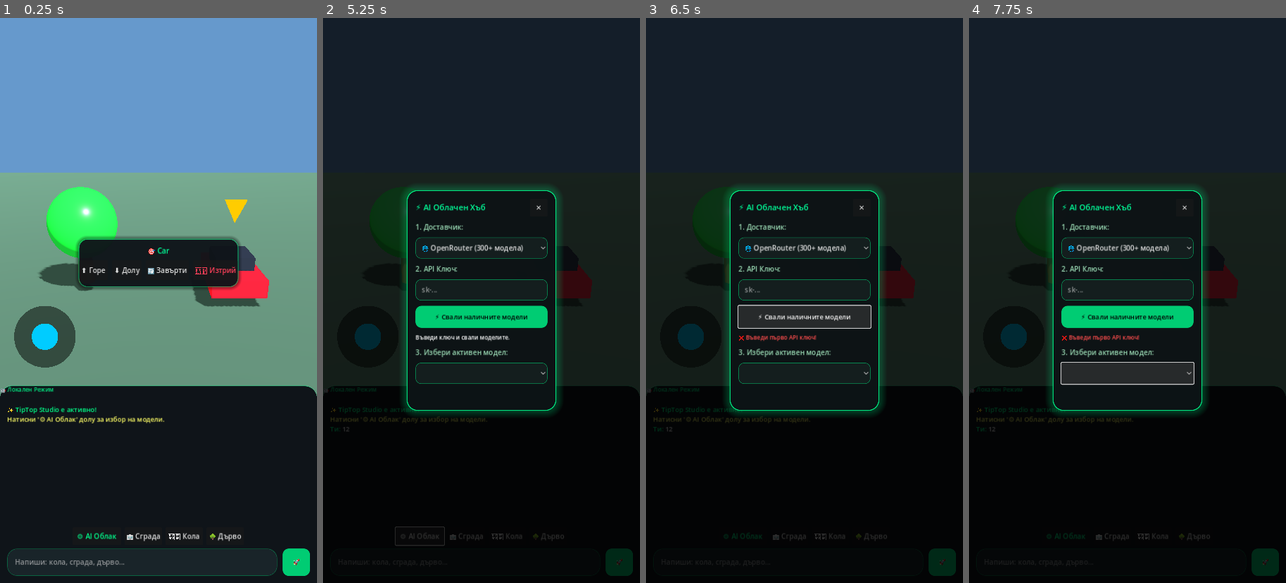
Above: before the commit, frames 1-4 (left to right).
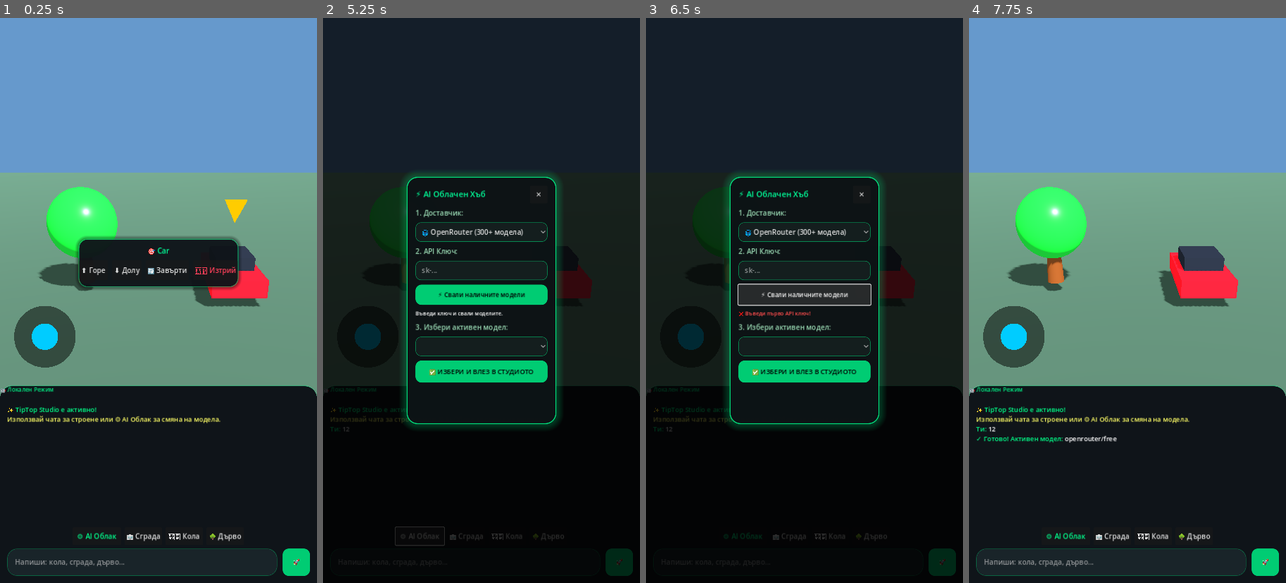
Above: after the commit, the same moments.

Repository: stanbg96/tiptop-game-engine
Game: Godot game, scene res://scenes/Main.tscn
Same seed, same stepped clock (60 frames per second), same inputs: the game is played once before the commit and once after it.
Inputs (mouse positions are in pixels of both pictures, inside the frame that each line leads up to; where the layout moved, square brackets give the same spot in the first picture):
- Up to frame 1 (0.25 s): no input
- Up to frame 2 (5.25 s): click (465, 560) at 0.52 s; type "12" at 0.6 s; click "🚀" at 1.25 s; click "⬆️ Горе" at 2 s; click "⬇️ Долу" at 2.75 s; click "🔄 Завърти" at 3.5 s; click "🗑️ Изтрий" at 4.25 s; click "⚙️ AI Облак" at 5 s
- Up to frame 3 (6.5 s): click "⚡ Свали наличните модели" at 5.75 s
- Up to frame 4 (7.75 s): click (1127, 345) [1127, 373] at 6.5 s; click (1127, 373) at 7.25 s, where only the run after the commit has a clickable "✅ ИЗБЕРИ И ВЛЕЗ В СТУДИОТО"

The runs differ from the first frame. In frame 1, 0.4% of the frame differs, in the area x 2-70%, y 70-72%; in frame 2, 8.6%; in frame 3, 7.8%; in frame 4, 71%, in the area x 0-100%, y 0-99%.

Commit message:
Add confirmation button to AI modal, support key enter submit and openrouter/free router

Diff:
--- a/scenes/Main.tscn
+++ b/scenes/Main.tscn
@@ -337,9 +337,9 @@
 anchor_right = 0.5
 anchor_bottom = 0.5
 offset_left = -170.0
-offset_top = -250.0
+offset_top = -280.0
 offset_right = 170.0
-offset_bottom = 250.0
+offset_bottom = 280.0
 grow_horizontal = 2
 grow_vertical = 2
 theme_override_styles/panel = SubResource("StyleBoxFlat_modal_card")
@@ -353,7 +353,7 @@
 
 [node name="VBox" type="VBoxContainer" parent="UI/ApiPage/Card/Margin"]
 layout_mode = 2
-theme_override_constants/separation = 12
+theme_override_constants/separation = 10
 
 [node name="HeaderRow" type="HBoxContainer" parent="UI/ApiPage/Card/Margin/VBox"]
 layout_mode = 2
@@ -376,7 +376,7 @@
 text = "1. Доставчик:"
 
 [node name="ProviderSelect" type="OptionButton" parent="UI/ApiPage/Card/Margin/VBox"]
-custom_minimum_size = Vector2(0, 48)
+custom_minimum_size = Vector2(0, 44)
 layout_mode = 2
 theme_override_styles/normal = SubResource("StyleBoxFlat_green_field")
 
@@ -386,35 +386,43 @@
 text = "2. API Ключ:"
 
 [node name="KeyInput" type="LineEdit" parent="UI/ApiPage/Card/Margin/VBox"]
-custom_minimum_size = Vector2(0, 48)
+custom_minimum_size = Vector2(0, 44)
 layout_mode = 2
 theme_override_styles/normal = SubResource("StyleBoxFlat_green_field")
 placeholder_text = "sk-..."
 secret = true
 
 [node name="TestBtn" type="Button" parent="UI/ApiPage/Card/Margin/VBox"]
+custom_minimum_size = Vector2(0, 46)
+layout_mode = 2
+theme_override_styles/normal = SubResource("StyleBoxFlat_green_btn")
+theme_override_colors/font_color = Color(0, 0, 0, 1)
+theme_override_font_sizes/font_size = 14
+text = "⚡ Свали наличните модели"
+
+[node name="StatusLbl" type="Label" parent="UI/ApiPage/Card/Margin/VBox"]
+layout_mode = 2
+theme_override_font_sizes/font_size = 12
+text = "Въведи ключ и свали моделите."
+autowrap_mode = 2
+
+[node name="Lbl3" type="Label" parent="UI/ApiPage/Card/Margin/VBox"]
+layout_mode = 2
+theme_override_colors/font_color = Color(0.6, 0.85, 0.7, 1)
+text = "3. Избери активен модел:"
+
+[node name="ModelSelect" type="OptionButton" parent="UI/ApiPage/Card/Margin/VBox"]
+custom_minimum_size = Vector2(0, 44)
+layout_mode = 2
+theme_override_styles/normal = SubResource("StyleBoxFlat_green_field")
+
+[node name="ConfirmBtn" type="Button" parent="UI/ApiPage/Card/Margin/VBox"]
 custom_minimum_size = Vector2(0, 50)
 layout_mode = 2
 theme_override_styles/normal = SubResource("StyleBoxFlat_green_btn")
 theme_override_colors/font_color = Color(0, 0, 0, 1)
 theme_override_font_sizes/font_size = 15
-text = "⚡ Свали наличните модели"
-
-[node name="StatusLbl" type="Label" parent="UI/ApiPage/Card/Margin/VBox"]
-layout_mode = 2
-theme_override_font_sizes/font_size = 13
-text = "Въведи ключ и свали моделите."
-autowrap_mode = 2
-
-[node name="Lbl3" type="Label" parent="UI/ApiPage/Card/Margin/VBox"]
-layout_mode = 2
-theme_override_colors/font_color = Color(0.6, 0.85, 0.7, 1)
-text = "3. Избери активен модел:"
-
-[node name="ModelSelect" type="OptionButton" parent="UI/ApiPage/Card/Margin/VBox"]
-custom_minimum_size = Vector2(0, 48)
-layout_mode = 2
-theme_override_styles/normal = SubResource("StyleBoxFlat_green_field")
+text = "✅ ИЗБЕРИ И ВЛЕЗ В СТУДИОТО"
 
 [connection signal="pressed" from="UI/CenterTools/Panel/VBox/Buttons/BtnUp" to="." method="_on_act_up"]
 [connection signal="pressed" from="UI/CenterTools/Panel/VBox/Buttons/BtnDown" to="." method="_on_act_down"]
@@ -427,5 +435,7 @@
 [connection signal="pressed" from="UI/ChatBG/VBox/Margin2/InputRow/SendBtn" to="." method="_on_send_chat"]
 [connection signal="pressed" from="UI/ApiPage/Card/Margin/VBox/HeaderRow/CloseBtn" to="." method="_on_close_settings"]
 [connection signal="item_selected" from="UI/ApiPage/Card/Margin/VBox/ProviderSelect" to="." method="_on_provider_selected"]
+[connection signal="text_submitted" from="UI/ApiPage/Card/Margin/VBox/KeyInput" to="." method="_on_key_submitted"]
 [connection signal="pressed" from="UI/ApiPage/Card/Margin/VBox/TestBtn" to="." method="_on_fetch_models_pressed"]
 [connection signal="item_selected" from="UI/ApiPage/Card/Margin/VBox/ModelSelect" to="." method="_on_model_selected"]
+[connection signal="pressed" from="UI/ApiPage/Card/Margin/VBox/ConfirmBtn" to="." method="_on_confirm_and_enter"]
--- a/scripts/Studio.gd
+++ b/scripts/Studio.gd
@@ -33,7 +33,7 @@
 
 var current_provider_idx: int = 0
 var api_key: String = ""
-var current_model: String = "default"
+var current_model: String = "openrouter/free"
 var fetched_models: Array = []
 var model_ids_map: Array = []
 var is_testing_models: bool = false
@@ -49,7 +49,7 @@
     _load_saved_config()
 
     _add_log("[color=#00ff88]✨ TipTop Studio е активно![/color]")
-    _add_log("[color=#ffff66]Натисни '⚙️ AI Облак' долу за избор на модели.[/color]")
+    _add_log("[color=#ffff66]Използвай чата за строене или ⚙️ AI Облак за смяна на модела.[/color]")
 
     _build("дърво", Vector3(-3.5, 0.0, -5.0))
     _build("кола", Vector3(3.5, 0.0, -5.0))
@@ -61,7 +61,6 @@
     provider_select.add_item("🤖 OpenAI (ChatGPT)")
     provider_select.add_item("🧠 DeepSeek (V3 / R1)")
 
-# Конфигуриране на дебела лента за скролване (Scrollbar) и удобен мобилен размер
 func _setup_popup_scrolling():
     var popup = model_select.get_popup()
     if popup:
@@ -69,15 +68,12 @@
         popup.always_on_top = true
         popup.content_scale_mode = Window.CONTENT_SCALE_MODE_CANVAS_ITEMS
 
-        # Стилизиране на скролбара – дебел 28px в неоново зелено
         var vscroll_grabber = StyleBoxFlat.new()
         vscroll_grabber.bg_color = Color(0.0, 1.0, 0.55, 0.9)
         vscroll_grabber.corner_radius_top_left = 14
         vscroll_grabber.corner_radius_top_right = 14
         vscroll_grabber.corner_radius_bottom_right = 14
         vscroll_grabber.corner_radius_bottom_left = 14
-        vscroll_grabber.content_margin_left = 14.0
-        vscroll_grabber.content_margin_right = 14.0
 
         var vscroll_bg = StyleBoxFlat.new()
         vscroll_bg.bg_color = Color(0.06, 0.09, 0.1, 0.95)
@@ -194,6 +190,15 @@
     api_page.visible = false
     _save_config()
 
+# Бутонът "Запази и Влез"
+func _on_confirm_and_enter():
+    _save_config()
+    api_page.visible = false
+    _add_log("[color=#00ff88]✓ Готово! Активен модел:[/color] " + current_model)
+
+func _on_key_submitted(_new_text: String):
+    _on_fetch_models_pressed()
+
 func _on_provider_selected(idx: int):
     current_provider_idx = idx
     status_lbl.text = "Доставчик: " + providers[idx]["name"]
@@ -209,7 +214,7 @@
 
     is_testing_models = true
     test_btn.disabled = true
-    status_lbl.text = "⏳ Сваляне и подреждане на безплатни модели..."
+    status_lbl.text = "⏳ Сваляне и проверка на моделите..."
     status_lbl.modulate = Color(0, 1, 0.6)
 
     var url = providers[current_provider_idx]["models_url"]
@@ -250,7 +255,6 @@
         else:
             _add_log("[color=#ff4444]AI грешка (" + str(response_code) + "). Провери баланса/ключа.[/color]")
 
-# Интелигентно филтриране: Безплатните модели са най-отгоре + автоматичен избор
 func _populate_models_list(data: Dictionary):
     model_select.clear()
     fetched_models.clear()
@@ -271,7 +275,6 @@
             m_id = item
 
         if not m_id.is_empty():
-            # Проверка за безплатен модел
             if ":free" in m_id.to_lower() or "free" in m_id.to_lower():
                 free_models.append(m_id)
             else:
@@ -280,22 +283,16 @@
     free_models.sort()
     paid_models.sort()
 
-    # 1. Автоматичен избор на първа позиция
-    var default_auto_id = "meta-llama/llama-3.3-70b-instruct:free"
-    if not free_models.is_empty():
-        default_auto_id = free_models[0]
-    elif not paid_models.is_empty():
-        default_auto_id = paid_models[0]
-
-    model_select.add_item("⚡ АВТОМАТИЧЕН (Най-добър безплатен)")
-    model_ids_map.append(default_auto_id)
-
-    # 2. Всички безплатни модели най-отгоре с ясен етикет
+    # 1. Официалният Free Router на OpenRouter
+    model_select.add_item("⚡ АВТОМАТИЧЕН (OpenRouter Free Router)")
+    model_ids_map.append("openrouter/free")
+
+    # 2. Всички безплатни модели най-отгоре
     for m in free_models:
         model_select.add_item("🎁 [FREE] " + m)
         model_ids_map.append(m)
 
-    # 3. Останалите платени модели
+    # 3. Платените модели
     for m in paid_models:
         model_select.add_item("⭐ " + m)
         model_ids_map.append(m)
@@ -303,10 +300,10 @@
     fetched_models = model_ids_map
 
     if fetched_models.size() > 1:
-        status_lbl.text = "✅ Намерени " + str(free_models.size()) + " безплатни от общо " + str(list.size()) + " модела!"
+        status_lbl.text = "✅ Намерени " + str(free_models.size()) + " безплатни от " + str(list.size()) + " модела (официалният пълен списък на OpenRouter)."
         status_lbl.modulate = Color(0, 1, 0.5)
         model_select.selected = 0
-        current_model = default_auto_id
+        current_model = "openrouter/free"
         current_model_chip.text = "🤖 " + current_model
         _save_config()
     else:
@@ -340,12 +337,12 @@
             provider_select.selected = current_provider_idx
             api_key = cfg.get("api_key", "")
             key_input.text = api_key
-            current_model = cfg.get("model", "default")
+            current_model = cfg.get("model", "openrouter/free")
             current_model_chip.text = "🤖 " + current_model
             model_ids_map = cfg.get("models", [])
             if not model_ids_map.is_empty():
                 model_select.clear()
-                model_select.add_item("⚡ АВТОМАТИЧЕН (Най-добър безплатен)")
+                model_select.add_item("⚡ АВТОМАТИЧЕН (OpenRouter Free Router)")
                 for idx in range(1, model_ids_map.size()):
                     var m = model_ids_map[idx]
                     if ":free" in m.to_lower():
@@ -366,7 +363,7 @@
     chat_input.text = ""
     _add_log("[color=#00ff88]Ти:[/color] " + t)
 
-    if not api_key.is_empty() and current_model != "default":
+    if not api_key.is_empty():
         _request_ai_chat(t)
     else:
         _build(t.to_lower(), Vector3.INF)
